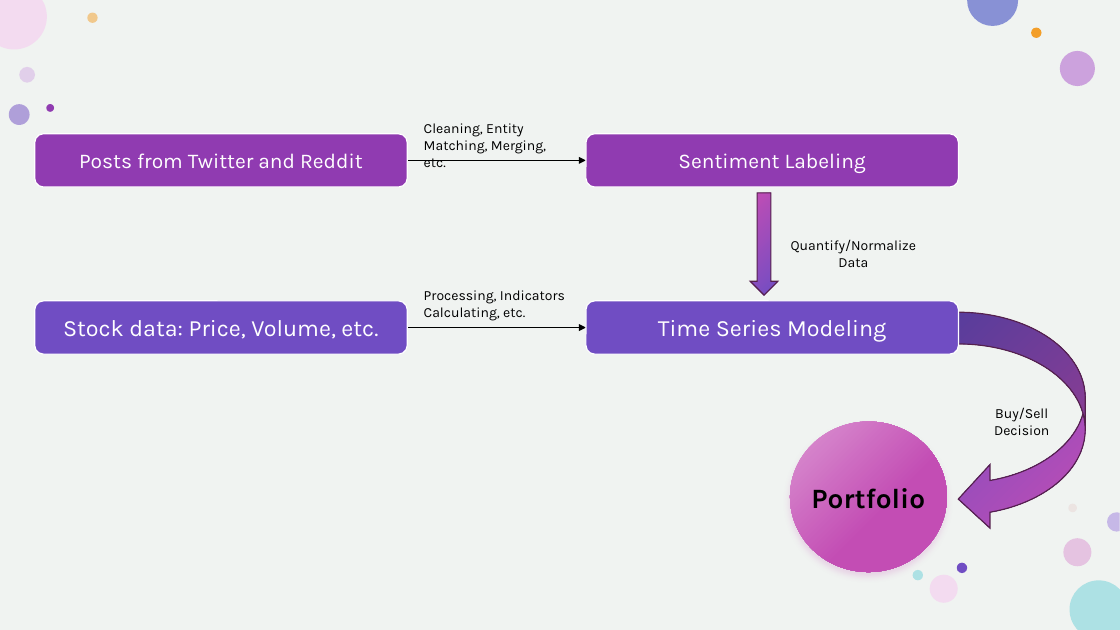
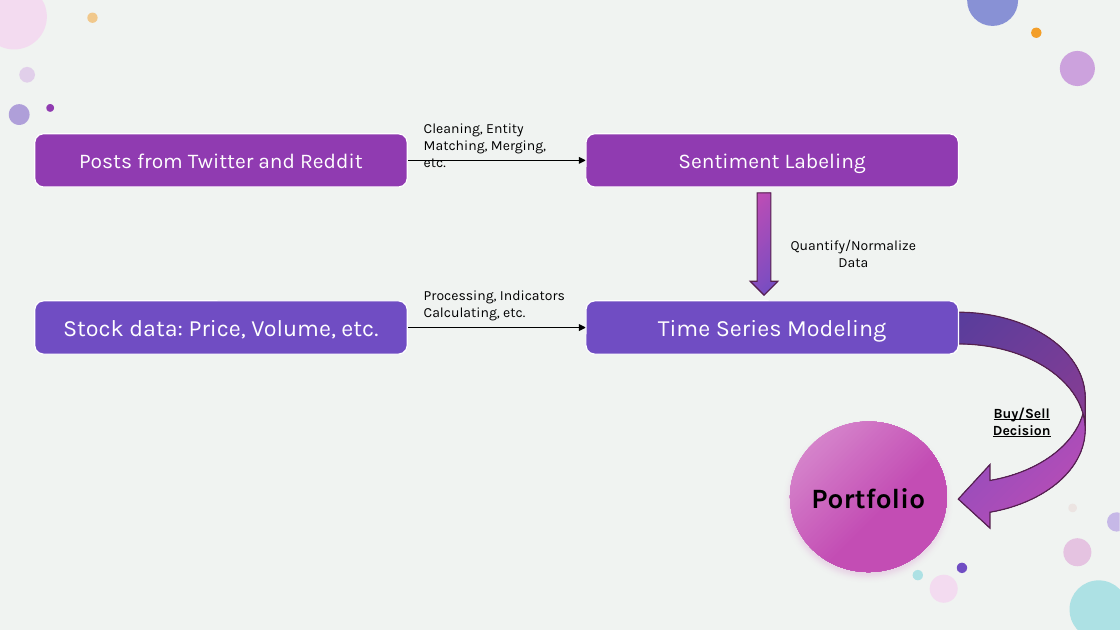
Before and after one commit to howie-zeng/Analyzing-Retail-Sentiment-and-Detecting-Trading-Signals, a slide deck: slide 5 of Presentation.pptx. Drawn at 1120x630 pixels with LibreOffice and Linux fonts; fonts in the diff are those of the drawing. Boxes give left, top, right and bottom in pixels: in the first picture for what was removed or moved away, otherwise in the second. Text is boxed around its words. In the diff, an @@ line names an element or a change of style, - is before the commit and + after.

```diff
--- a/Presentation.pptx
+++ b/Presentation.pptx
@@ curved left arrow "Buy/Sell Decision" at box(959, 313, 1086, 531): bold on, underline on @@
```
Also in this commit, not shown: 8 other slides changed, 1 slide removed.
